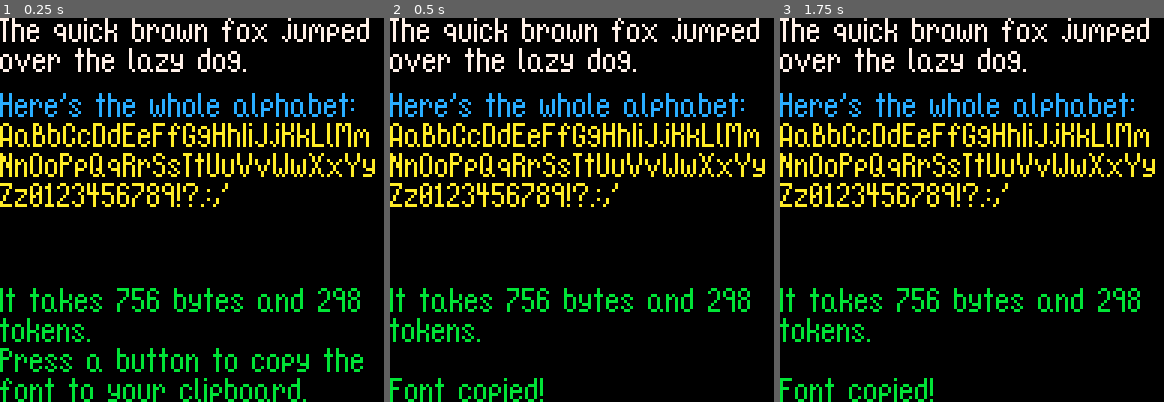
Above: before the commit, frames 1-3 (left to right).
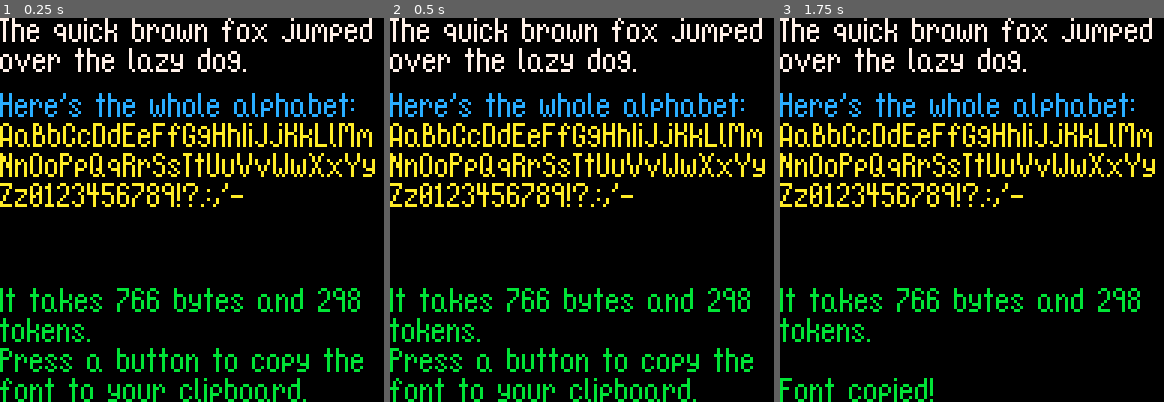
Above: after the commit, the same moments.

Repository: DeCarabas/pico_carts
Game: PICO-8 cartridge font.p8
The game is run twice, just before and just after one commit, with the same random seed, the same clock (stepped at 60 frames per second) and the same inputs.
Inputs:
- Up to frame 1 (0.25 s): no input
- Up to frame 2 (0.5 s): tap X (X key) at 0.33 s
- Up to frame 3 (1.75 s): tap O (Z key) at 0.7, 1.7 s; tap X (X key) at 1.07 s

The runs differ from the first frame. In frame 1, 1.8% of the frame differs, in the area x 34-97%, y 0-75%; in frame 2, 4.7%, in the area x 0-97%, y 0-100%; in frame 3, 1.8%.

Commit message:
[Font] Wider J, dash, better tool.

Diff:
--- a/font.p8
+++ b/font.p8
@@ -2,14 +2,64 @@
 version 22
 __lua__
 -- custom font builder
+--
+-- to make a new font:
+-- 1. edit the font in the
+--    sprite sheet
+-- 2. make sure the mapping
+--    from sprite to character
+--    code below is correct.
+-- 3. run the program, and make
+--    sure that the font looks
+--    right.
+-- 4. copy the font to the
+--    clipboard.
+-- 5. replace the [[..]] string
+--    over in tab 2.
+-- 6. copy tab 2 and paste it
+--    into your project.
+--
+mapping={}
+for i=0,25 do
+ mapping[i+1]=ord("a")+i-32
+end
+for i=0,25 do
+ mapping[27+i]=ord("a")+i
+end
+for i=0,9 do
+ mapping[53+i]=ord("0")+i
+end
+mapping[63]=ord("!")
+mapping[64]=ord("?")
+mapping[65]=ord(".")
+mapping[66]=ord(":")
+mapping[67]=ord(",")
+mapping[68]=ord("'")
+mapping[69]=ord("-")
+
 function _init()
- hex=build_font()
- font=load_font()
+ hex=build_font(mapping)
+
+ -- default to showing you the
+ -- font from the spritesheet
+ -- but save the original so you
+ -- can toggle.
+ orig_font=font_enc
+ font_enc=hex
+ load_font(hex)
 end
 
 copy_time=0
 function _update()
- if btnp(❎) or btnp(🅾️) then
+ if btnp(❎) then
+  if font_enc==orig_font then
+   font_enc=hex
+  else
+   font_enc=orig_font
+  end
+  load_font(hex)
+ end
+ if btnp(🅾️) then
   printh("[["..hex.."]]","@clip")
   copy_time=100
  elseif copy_time>0 then
@@ -32,7 +82,7 @@
  draw_string(
   "^aa^bb^cc^dd^ee^ff^gg^hh^ii^jj^kk^ll^mm\n"..
   "^nn^oo^pp^qq^rr^ss^tt^uu^vv^ww^xx^yy\n"..
-  "^zz0123456789!?.:,'",
+  "^zz0123456789!?.:,'-",
   0,35)
 
  color(11)
@@ -154,12 +204,13 @@
 -- construct glyphs for the
 -- sprites from s to e
 -- (inclusive)
-function build_glyphs(s,e)
+function build_glyphs(mapping)
  local glyphs={}
- for i=s,e do
+ for i,c in pairs(mapping) do
   r=analyze(i)
 
   add(glyphs,{
+   c=c,
    w=r.w,
    h=r.h,
    bmap=bitmap(i,r.w,r.h)
@@ -190,26 +241,10 @@
 
 -- construct the encoded font
 -- string.
-function build_font()
- glyphs=build_glyphs(1,68)
-
- -- here's where we map
- -- character codes to glyphs.
- for i=0,25 do
-  glyphs[i+1].c=ord("a")+i-32
- end
- for i=0,25 do
-  glyphs[27+i].c=ord("a")+i
- end
- for i=0,9 do
-  glyphs[53+i].c=ord("0")+i
- end
- glyphs[63].c=ord("!")
- glyphs[64].c=ord("?")
- glyphs[65].c=ord(".")
- glyphs[66].c=ord(":")
- glyphs[67].c=ord(",")
- glyphs[68].c=ord("'")
+function build_font(mapping)
+ -- read the sprite sheet and
+ -- build glyphs for the font.
+ glyphs=build_glyphs(mapping)
 
  -- serialize all the glyphs
  -- into a single byte array.
@@ -232,10 +267,10 @@
 -- the font has upper case a-z,
 -- lower case a-z, digits 0-9,
 -- and some punctuation.
+font_enc=[[414869999f994248caae999e4348699889964448e999999e4548f88e888f4648f88e888847486998b9964848999f99994918ff4a48111111964b48999e99994c488888888f4d58dd6b18c6314e489ddbb9994f48699999965048e99e8888515864a5295a4d5248e99e99995348698611965438e9249255489999999656588c6315294457588c6318d6aa58588a9442295159588c62a210845a48f122448f615664a52934624888e999966346698896644811799996654669f8966648254e4444674769971960684888e999996918bf6a48101111966b488899e9996c28aaa96d56556b18c46e46ad99996f466999967046699e8871466997117246ad9888734669429674384ba492754699999676568c54a21077568c6b5aa878568a884544794699971e7a46f1248f3048699bd996313859249732486911248f3348691211963448aaaf22223548f88e11963648698e99963748f11248883848699699963948699711112118fd3f5874622210042e11803a16902c2358272858002d44f000]]
+
 function load_font()
- local enc=[[414869999f994248caae999e4348699889964448e999999e4548f88e888f4648f88e888847486998b9964848999f99994918ff4a48111111964b48999e99994c488888888f4d58dd6b18c6314e489ddbb9994f48699999965048e99e8888515864a5295a4d5248e99e99995348698611965438e9249255489999999656588c6315294457588c6318d6aa58588a9442295159588c62a210845a48f122448f615664a52934624888e999966346698896644811799996654669f8966648254e4444674769971960684888e999996918bf6a3820926a6b488899e9996c28aaa96d56556b18c46e46ad99996f466999967046699e8871466997117246ad9888734669429674384ba492754699999676568c54a21077568c6b5aa878568a884544794699971e7a46f1248f3048699bd996313859249732486911248f3348691211963448aaaf22223548f88e11963648698e99963748f11248883848699699963948699711112118fd3f5874622210042e11803a16902c235827285800]]
-
- local bytes={}
+ local enc,bytes=font_enc,{}
  for i=1,#enc,2 do
   add(bytes,tonum("0x"..sub(enc,i,i+1)))
  end
@@ -332,14 +367,14 @@
 70000000707700007007000000070000070000007007000007070000707070000707000000700000070000007007000070070000700000007007000070000000
 70000000700700007007000070070000070000007007000007070000707070000707000000700000700000007007000070070000700700007007000070070000
 70000000077070007007000007700000070000000770000000700000070700007000700000700000777700000770700007700000077000000770000007700000
-00700000000000007000000070000000007000007000000070000000000000000000000000000000000000000000000000000000000000000700000000000000
+00700000000000007000000070000000000700007000000070000000000000000000000000000000000000000000000000000000000000000700000000000000
 07070000077000007000000000000000000000007000000070000000000000000000000000000000000000000000000000000000000000000700000000000000
-07000000700700007770000070000000007000007007000070000000070700007070000007700000077000000770000070700000077000007770000070070000
-77700000700700007007000070000000007000007007000070000000707070007707000070070000700700007007000077070000700700000700000070070000
-07000000077700007007000070000000007000007770000070000000707070007007000070070000700700007007000070070000070000000700000070070000
-07000000000700007007000070000000007000007007000070000000700070007007000070070000777000000777000070000000007000000700000070070000
-07000000700700007007000070000000707000007007000070000000700070007007000070070000700000000007000070000000700700000700000070070000
-07000000077000007007000070000000070000007007000007000000700070007007000007700000700000000007000070000000077000000700000007700000
+07000000700700007770000070000000000700007007000070000000070700007070000007700000077000000770000070700000077000007770000070070000
+77700000700700007007000070000000000700007007000070000000707070007707000070070000700700007007000077070000700700000700000070070000
+07000000077700007007000070000000000700007770000070000000707070007007000070070000700700007007000070070000070000000700000070070000
+07000000000700007007000070000000000700007007000070000000700070007007000070070000777000000777000070000000007000000700000070070000
+07000000700700007007000070000000700700007007000070000000700070007007000070070000700000000007000070000000700700000700000070070000
+07000000077000007007000070000000077000007007000007000000700070007007000007700000700000000007000070000000077000000700000007700000
 00000000000000000000000000000000000000000770000007000000077000000770000070700000777700000770000077770000077000000770000070000000
 00000000000000000000000000000000000000007007000077000000700700007007000070700000700000007007000000070000700700007007000070000000
 70007000700070007000700070070000777700007007000007000000000700000007000070700000700000007000000000070000700700007007000070000000
@@ -352,7 +387,7 @@
 70007000000000000000000000000000070000000000000000000000000000000000000000000000000000000000000000000000000000000000000000000000
 70007000000000007000000000000000700000000000000000000000000000000000000000000000000000000000000000000000000000000000000000000000
 00070000000000000000000000000000000000000000000000000000000000000000000000000000000000000000000000000000000000000000000000000000
-00700000000000000000000000000000000000000000000000000000000000000000000000000000000000000000000000000000000000000000000000000000
+00700000000000000000000000000000000000007777000000000000000000000000000000000000000000000000000000000000000000000000000000000000
 00700000000000007000000007000000000000000000000000000000000000000000000000000000000000000000000000000000000000000000000000000000
 00000000000000000000000007000000000000000000000000000000000000000000000000000000000000000000000000000000000000000000000000000000
 00700000700000000000000070000000000000000000000000000000000000000000000000000000000000000000000000000000000000000000000000000000
